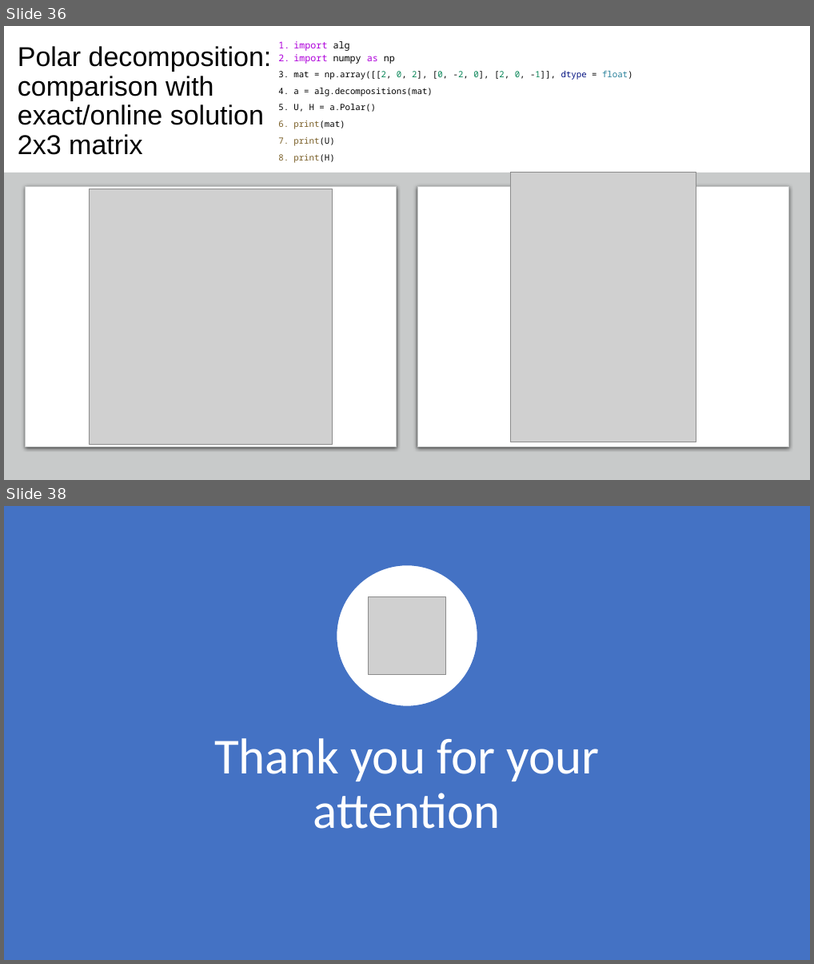
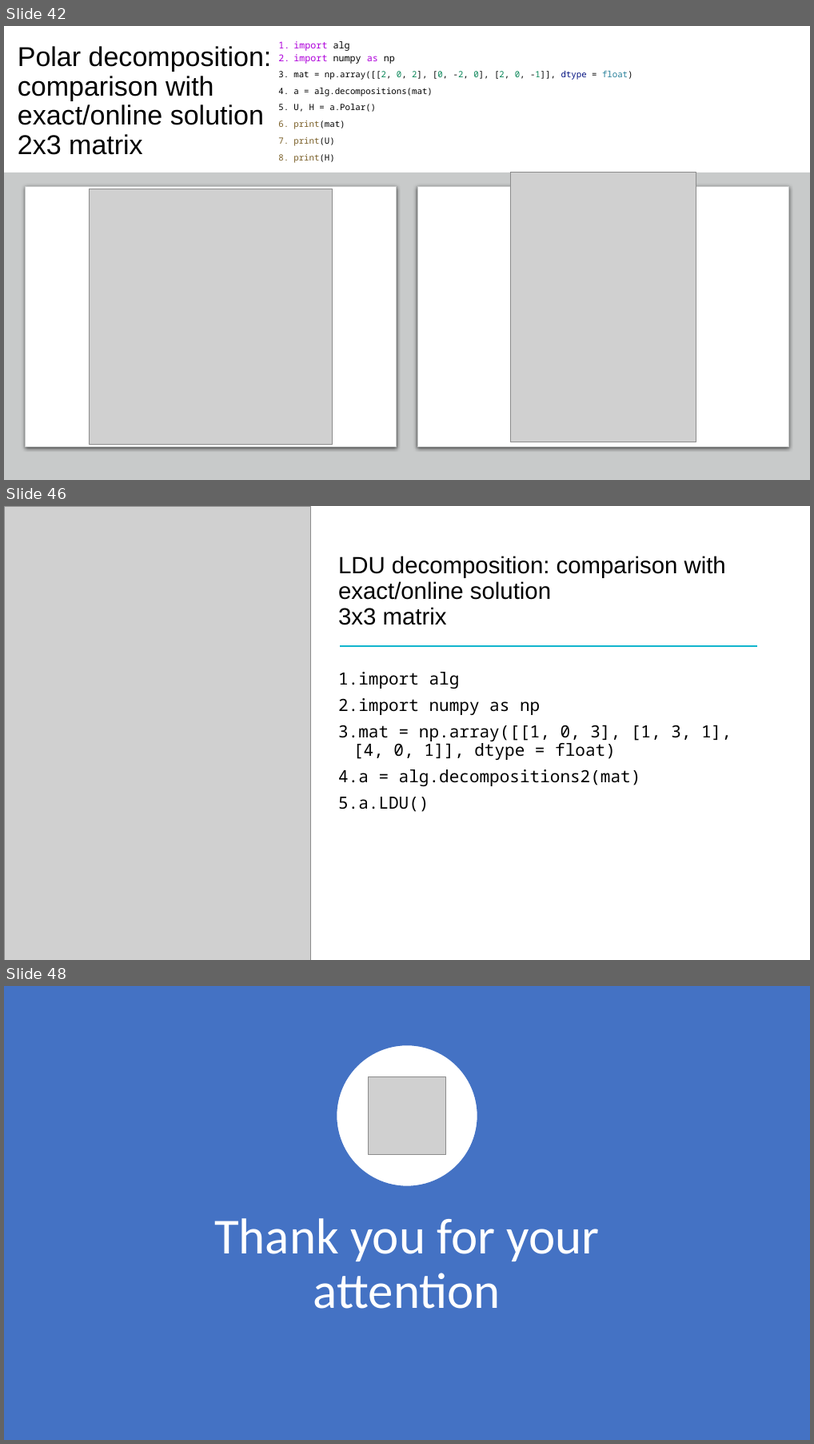
Before and after one commit to netalydana28/Python2, a slide deck: project3/algebra.pptx. Shown one above the other, each under a label of ours: slides 36 and 38 before the commit, slides 42, 46 and 48 after it; the slides between them are not shown. The pictures are 814x964 and 814x1444 pixels, drawn with LibreOffice and Linux fonts; fonts in the diff are those of the drawing; grey boxes stand for pictures. Boxes give left, top, right and bottom in pixels: in the first picture for what was removed or moved away, otherwise in the second. Text is boxed around its words. In the diff, an @@ line names an element or a change of style, - is before the commit and + after.

```diff
--- a/project3/algebra.pptx
+++ b/project3/algebra.pptx
@@ slide 46 added at (4,506,810,960), background #FFFFFF @@
@@ picture added at (4,506,310,960) @@
@@ title added at (338,556,726,625), 28 pt, text #000000 @@
+LDU decomposition: comparison with exact/online solution
+3x3 matrix
@@ line added from (340, 646) to (758, 646), #11B5CD 1.5 pt @@
@@ text added at (338,672,732,812), 20 pt, text #000000 @@
+1. import alg
+2. import numpy as np
+3. mat = np.array([[1, 0, 3], [1, 3, 1], [4, 0, 1]], dtype = float)
+4. a = alg.decompositions2(mat)
+5. a.LDU()
@@ what was slide 36 is now slide 42 @@
@@ what was slide 38 is now slide 48 @@
```
Also in this commit, not shown: 4 slides changed, 9 other slides added, 2 other files.
